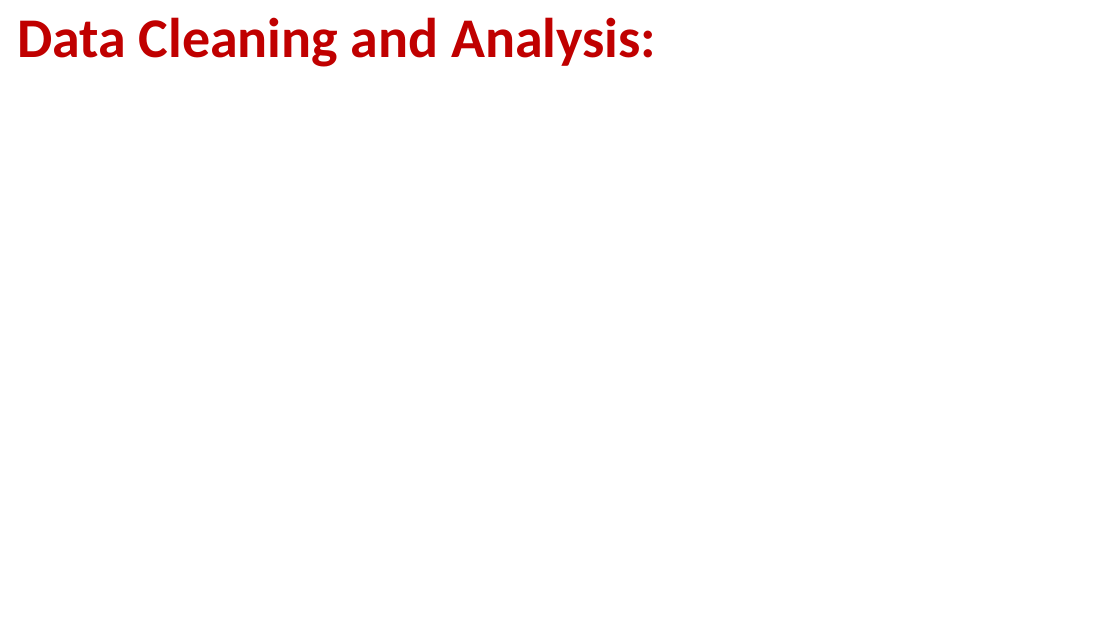
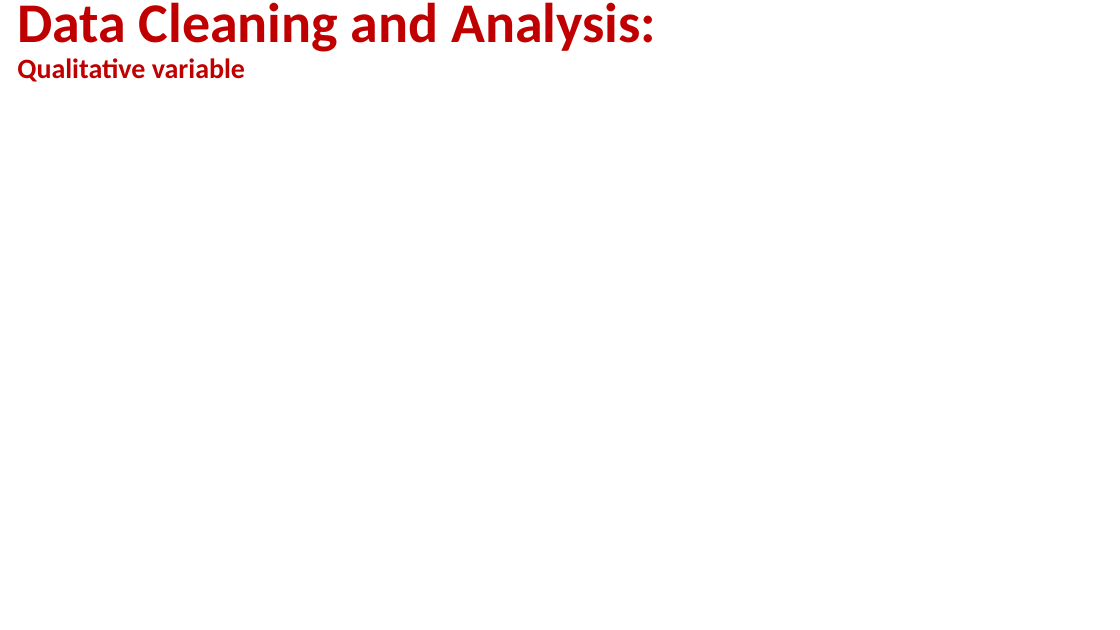
Before and after one commit to FrancescoMariottini/residential-real-estate-analysis, a slide deck: slide 6 of project3_DataCleaning.pptx (slide 5 before the commit). Drawn at 1120x630 pixels with LibreOffice and Linux fonts; fonts in the diff are those of the drawing; background and template pictures are left out. Boxes give left, top, right and bottom in pixels: in the first picture for what was removed or moved away, otherwise in the second. Text is boxed around its words. In the diff, an @@ line names an element or a change of style, - is before the commit and + after.

```diff
--- a/project3_DataCleaning.pptx
+++ b/project3_DataCleaning.pptx
@@ text at (17, 58, 245, 82): paragraph added @@
+Qualitative variable
```
Also in this commit, not shown: 4 other slides changed, 6 slides added, 1 slide removed, 2 other files.
